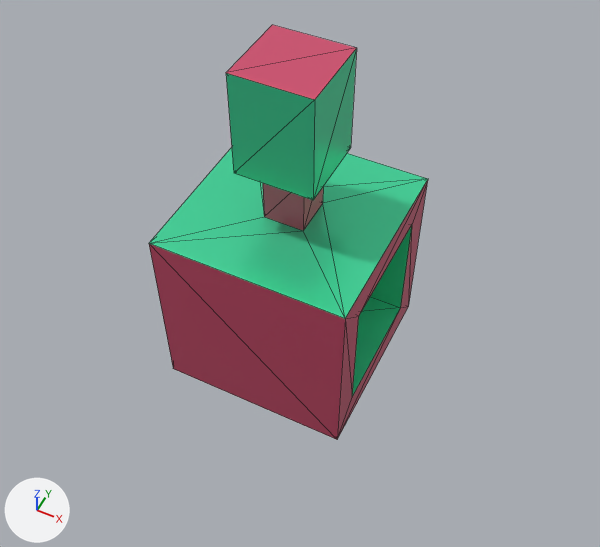
Before and after pictures for a commit that changed the glTF model blender-files/odd_cube.glb.
Rendered twice from a 50 mm lens placed at (2.65, -5.17, 6.58), pointed at (0.22, -0.31, 0.5). Lighting does not change. The marker at lower left points along +X, +Y and +Z. Mesh edges are drawn as thin lines. Where no turn or scale is listed for an object, it has been applied to the vertices. Vertices at the same position are counted once.
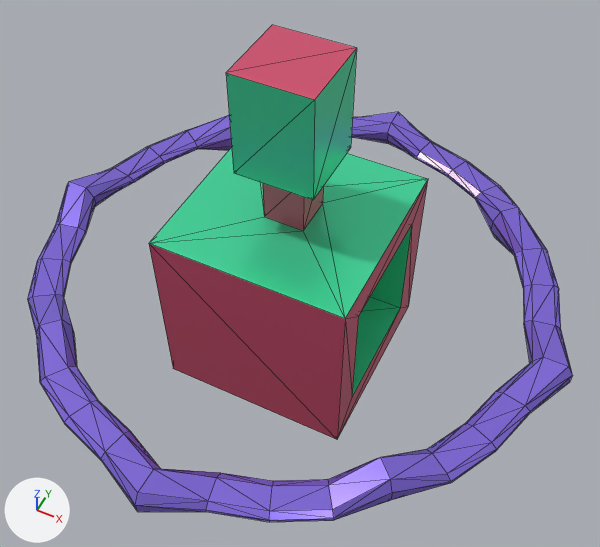
Where the change shows, as pixel boxes (x1, y1, x2, y2) in the pictures (600 x 547 px):
'Cube', reshaped (95% wider, 20% taller)
    before: (149, 25, 428, 439)
    after: (27, 25, 573, 522)
part 1 of me_cube, added (blue)
    after: (27, 112, 573, 522)

What the commit changed:
Material 'Material' (mat_material) is new.
Its base color is (0.251, 0.165, 0.8) (blue #8971e7).
Its metallic is 0.4.
Its roughness is 0.272.
me_cube is used by ob_cube; location (0.0, 0.0, 0.0).
me_cube had 32 vertices, 64 faces and spanned x -1.0..1.0, y -1.0..1.0, z -1.0..2.68.
me_cube now has 288 vertices, 576 faces and spans x -2.93..2.93, y -2.93..2.93, z -1.0..2.68.
me_cube part 1: a new loose piece of 256 vertices spanning x -2.93..2.93, y -2.93..2.93, z -0.14..0.25, in mat_material (blue #8971e7).
me_cube now uses material mat_material (blue #8971e7).
